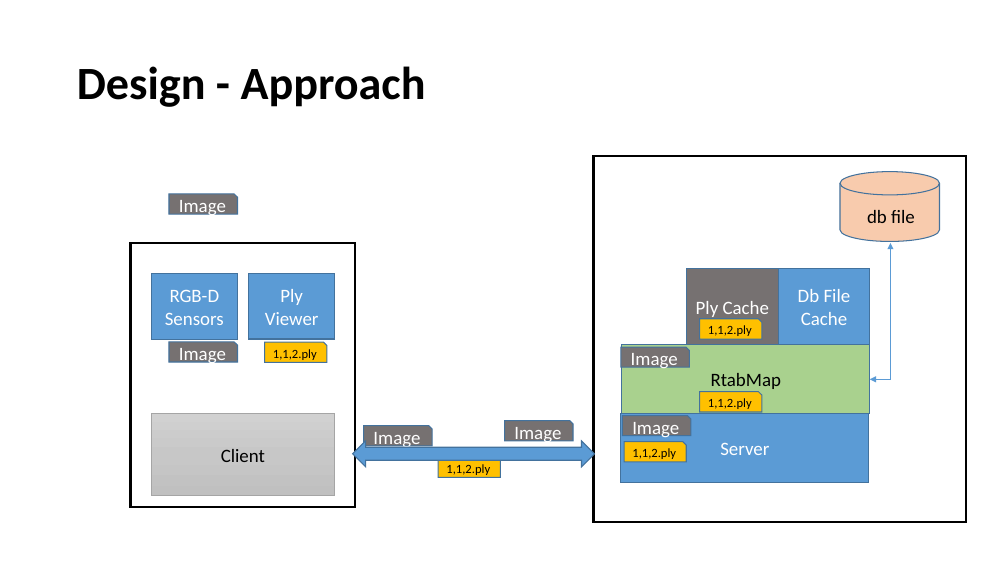
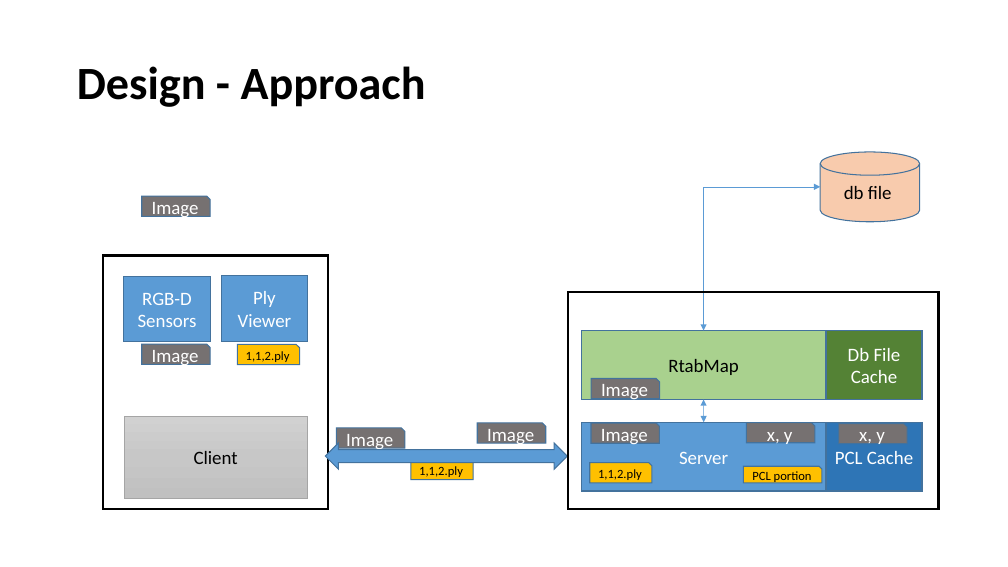
Before and after one commit to venkatsvpr/StorageService, a slide deck: slide 7 of presentation/midSem_Presentation_StorageServices.pptx. Drawn at 1008x567 pixels with LibreOffice and Linux fonts; fonts in the diff are those of the drawing. Boxes give left, top, right and bottom in pixels: in the first picture for what was removed or moved away, otherwise in the second. Text is boxed around its words. In the diff, an @@ line names an element or a change of style, - is before the commit and + after.

```diff
--- a/presentation/midSem_Presentation_StorageServices.pptx
+++ b/presentation/midSem_Presentation_StorageServices.pptx
@@ flow chart magnetic drum: place and size @@
-flow chart magnetic drum at <box>840,172,940,241</box>
+flow chart magnetic drum at <box>820,152,920,222</box>
@@ text "db file": place and size @@
-text "db file" at <box>867,210,915,223</box>
+text "db file" at <box>844,186,892,199</box>
@@ elbow double arrow added from (704, 330) to (820, 187), #5B9BD5 0.5 pt @@
@@ rectangle: place and size @@
-rectangle at <box>131,243,355,507</box>
+rectangle at <box>104,256,328,510</box>
@@ rectangle removed at <box>687,268,778,345</box> @@
-Ply Cache
@@ elbow double arrow removed from (870, 380) to (891, 243) @@
@@ rectangle: place and size @@
-rectangle at <box>594,156,966,522</box>
+rectangle at <box>569,292,939,509</box>
@@ snip rect removed at <box>699,319,761,340</box> @@
-1,1,2.ply
@@ snip rect "Image": place and size @@
-snip rect "Image" at <box>169,342,238,362</box>
+snip rect "Image" at <box>141,344,210,364</box>
@@ snip rect "1,1,2.ply": place and size @@
-snip rect "1,1,2.ply" at <box>265,343,327,363</box>
+snip rect "1,1,2.ply" at <box>237,345,299,365</box>
@@ rectangle "RtabMap": place and size @@
-rectangle "RtabMap" at <box>622,345,870,414</box>
+rectangle "RtabMap" at <box>582,330,827,399</box>
@@ rectangle "Db File Cache": place and size @@
-rectangle "Db File Cache" at <box>778,268,870,345</box>
+rectangle "Db File Cache" at <box>827,330,923,399</box>
@@ rectangle "Db File Cache" at <box>827,330,923,399</box>: fill #5B9BD5 to #548235 @@
@@ snip rect "Image": place and size @@
-snip rect "Image" at <box>621,347,690,368</box>
+snip rect "Image" at <box>591,379,660,399</box>
@@ double arrow added from (704, 422) to (704, 399), #5B9BD5 0.5 pt @@
@@ 3 rectangles, 1 snip rect, 1 left right arrow: place and size @@
-3 rectangles, 1 snip rect, 1 left right arrow at <box>151,274,594,495</box>
+3 rectangles, 1 snip rect, 1 left right arrow at <box>124,276,567,498</box>
@@ snip rect "Image": place and size @@
-snip rect "Image" at <box>504,420,573,441</box>
+snip rect "Image" at <box>477,423,546,443</box>
@@ rectangle "Server": place and size @@
-rectangle "Server" at <box>621,414,869,482</box>
+rectangle "Server" at <box>582,422,827,491</box>
@@ 3 snip rects: place and size @@
-3 snip rects at <box>169,194,691,478</box>
+3 snip rects at <box>141,197,660,480</box>
@@ snip rect added at <box>746,423,815,443</box>, fill #767171, outline #43739E 1 pt, 18 pt, text #FFFFFF @@
+x, y
@@ rectangle added at <box>827,422,923,491</box>, fill #2E75B6, outline #43739E 1 pt, 18 pt, text #FFFFFF @@
+PCL Cache
@@ snip rect added at <box>839,423,907,444</box>, fill #767171, outline #43739E 1 pt, 18 pt, text #FFFFFF @@
+x, y
@@ snip rect "1,1,2.ply": place and size @@
-snip rect "1,1,2.ply" at <box>624,442,686,462</box>
+snip rect "1,1,2.ply" at <box>590,463,652,483</box>
@@ snip rect "PCL portion": place and size @@
-snip rect "PCL portion" at <box>699,392,761,412</box>
+snip rect "PCL portion" at <box>743,467,822,483</box>
@@ text in snip rect at <box>752,471,812,483</box>: text changed @@
-1,1,2.ply
+PCL portion
```
Also in this commit, not shown: 5 other slides changed, 1 slide added.
